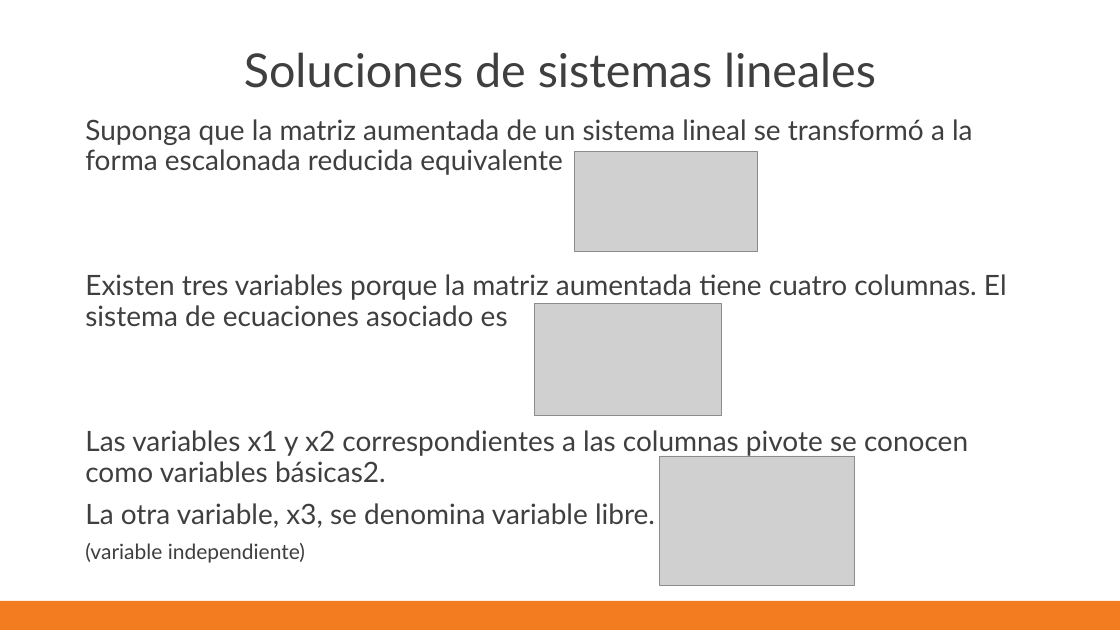
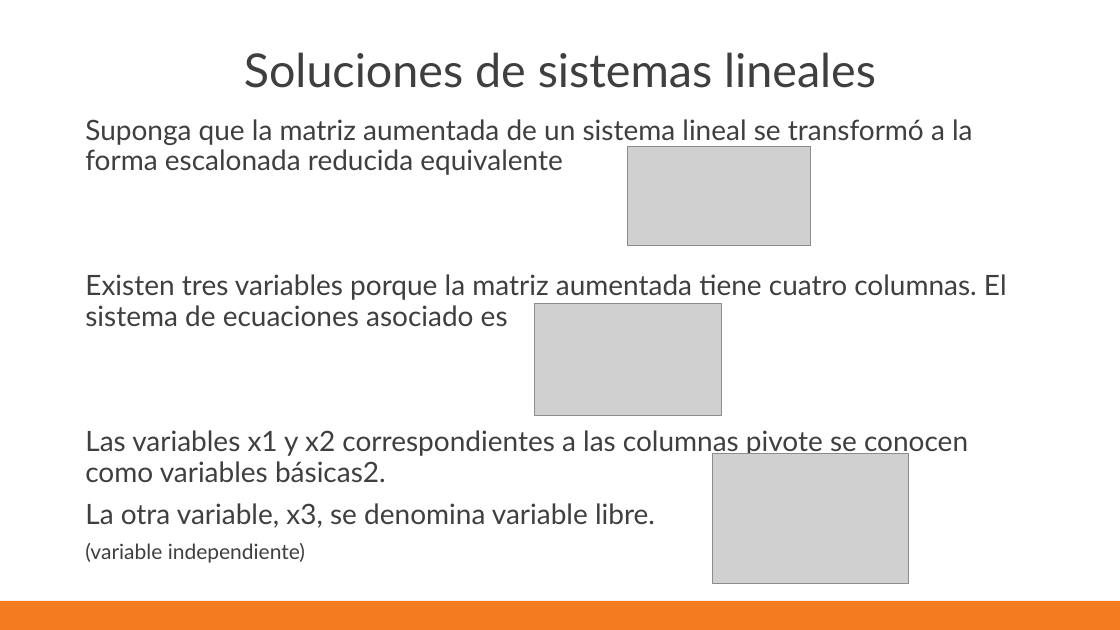
Before and after one commit to BaXaVa01/CuartoSemestre, a slide deck: slide 20 of Algebra Lineal/Matrices/Unidad 1- Ecuaciones lineales en Álgebra Lineal.pptx. Drawn at 1120x630 pixels with LibreOffice and Linux fonts; fonts in the diff are those of the drawing; grey boxes stand for pictures; background and template pictures are left out. Boxes give left, top, right and bottom in pixels: in the first picture for what was removed or moved away, otherwise in the second. Text is boxed around its words. In the diff, an @@ line names an element or a change of style, - is before the commit and + after.

```diff
--- a/Algebra Lineal/Matrices/Unidad 1- Ecuaciones lineales en Álgebra Lineal.pptx
+++ b/Algebra Lineal/Matrices/Unidad 1- Ecuaciones lineales en Álgebra Lineal.pptx
@@ picture: place and size @@
-picture at [575,151,757,250]
+picture at [628,146,810,245]
@@ picture: place and size @@
-picture at [660,456,854,586]
+picture at [713,454,908,583]
```
Also in this commit, not shown: 3 other slides changed, 2 other files.
